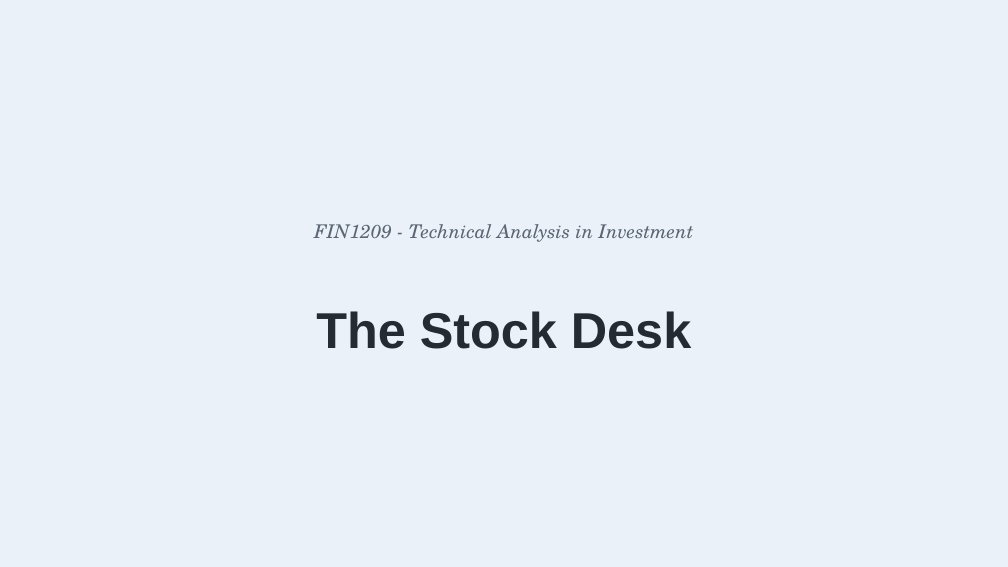
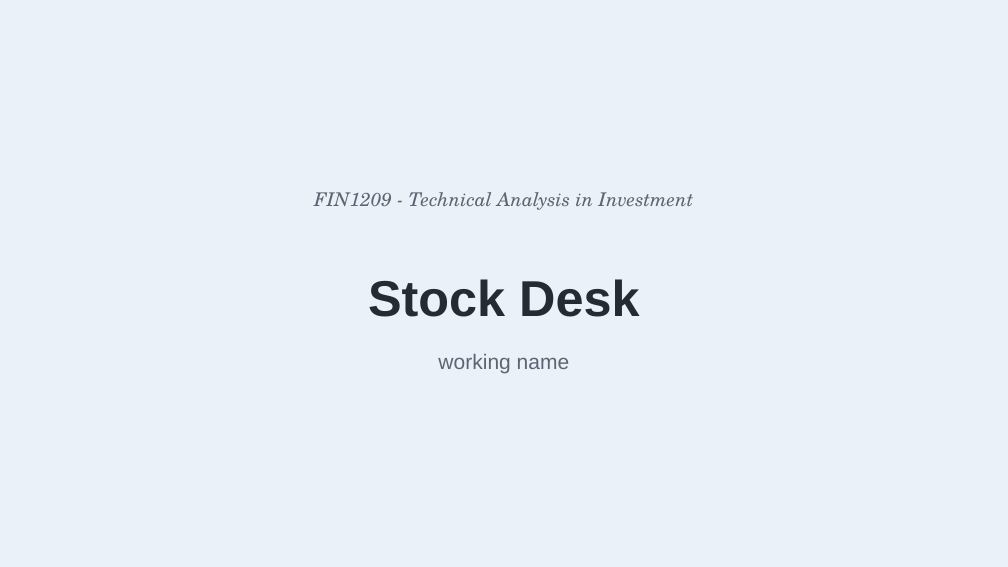
Before and after one commit to benjiesotelo-sudo/Telos_FIN1209, a slide deck: slide 1 of special-lecture/FIN1209-Special-Lecture-2-StockDesk.pptx. Drawn at 1008x567 pixels with LibreOffice and Linux fonts; fonts in the diff are those of the drawing. Boxes give left, top, right and bottom in pixels: in the first picture for what was removed or moved away, otherwise in the second. Text is boxed around its words. In the diff, an @@ line names an element or a change of style, - is before the commit and + after.

```diff
--- a/special-lecture/FIN1209-Special-Lecture-2-StockDesk.pptx
+++ b/special-lecture/FIN1209-Special-Lecture-2-StockDesk.pptx
@@ text "FIN1209 - Technical Analysis in ...": place and size @@
-text "FIN1209 - Technical Analysis in ..." at bbox=[314, 224, 694, 242]
+text "FIN1209 - Technical Analysis in ..." at bbox=[314, 192, 694, 210]
@@ text at bbox=[368, 279, 639, 317]: text changed @@
-The Stock Desk
+Stock Desk
@@ text added at bbox=[438, 354, 570, 374], 20 pt, text #5B6672 @@
+working name
```
Also in this commit, not shown: 2 other slides changed, 2 other files.
